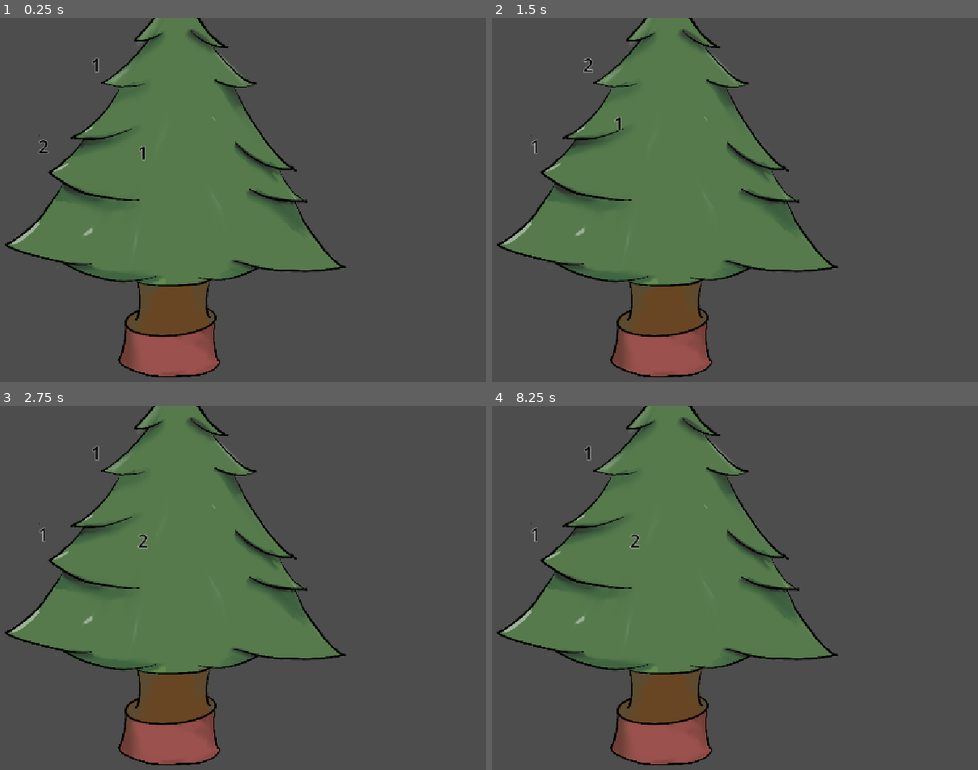
Above: before the commit, frames 1-4 (two rows, left to right).
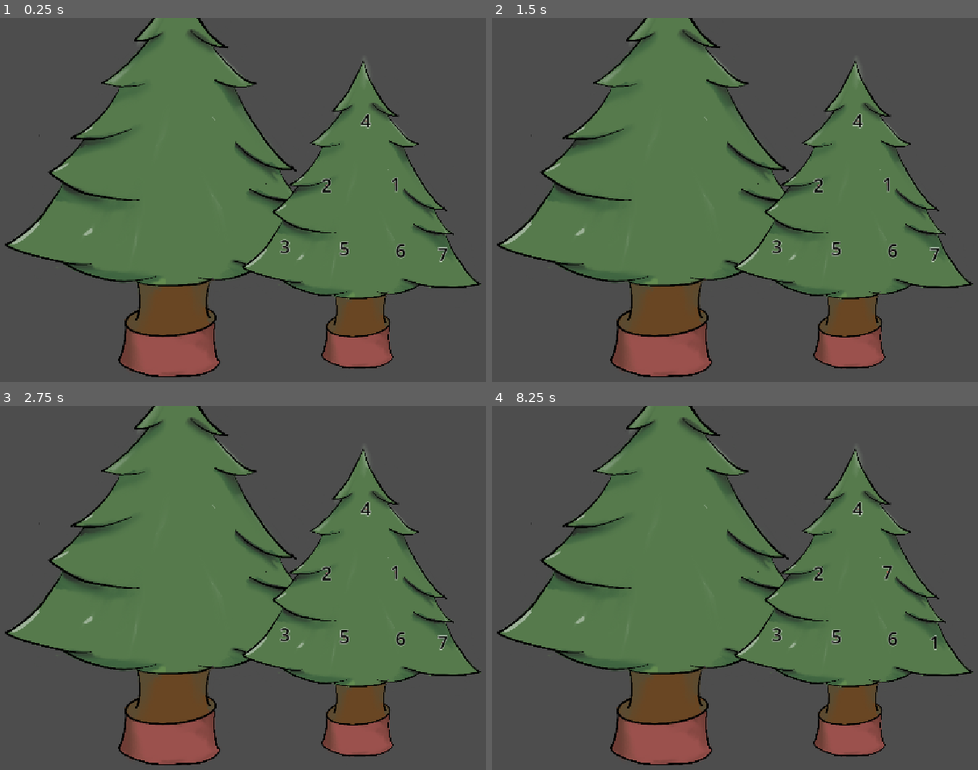
Above: after the commit, the same moments.

Repository: pon12/Heapsort-game
Game: Godot game, scene res://Szenen/main.tscn
Same seed, same stepped clock (60 frames per second), same inputs: the game is played once before the commit and once after it.
Inputs (mouse positions are in pixels of both pictures, inside the frame that each line leads up to):
- Up to frame 1 (0.25 s): no input
- Up to frame 2 (1.5 s): tap Enter at 0.5 s; drag from (535, 145) to (589, 65) at 0.52 s; tap Space at 1.25 s; drag from (632, 152) to (589, 65) at 1.27 s
- Up to frame 3 (2.75 s): tap Enter at 2 s; move the mouse to (43, 533) at 2.02 s; tap N at 2.1 s; click (43, 533) at 2.17 s; tap P at 2.3 s
- Up to frame 4 (8.25 s): tap Space at 2.75, 4.25 s; drag from (730, 660) to (589, 453) at 2.77 s; tap Enter at 3.5 s; move the mouse to (958, 642) at 3.52 s; tap N every 1.5 s from 3.6 to 8.1 s; click (958, 642) at 3.67 s; tap P at 3.8, 5.3, 6.8 s; drag from (569, 533) to (666, 497) at 4.27 s; move the mouse to (798, 588) at 5.02 s; click (798, 588) at 5.17 s; drag from (666, 497) to (632, 606) at 5.77 s; move the mouse to (905, 569) at 6.52 s; click (905, 569) at 6.67 s; drag from (632, 606) to (535, 533) at 7.27 s; move the mouse to (827, 507) at 8.02 s; click (827, 507) at 8.17 s

The runs differ from the first frame. In frame 1, 16% of the frame differs, in the area x 7-100%, y 10-97%; in frame 2, 16%; in frame 3, 16%; in frame 4, 16%.

Commit message:
Heapsort implemementiert und Schritt für Schritt Simulation

Diff:
--- a/Heapsort/Objekte/baum.tscn
+++ b/Heapsort/Objekte/baum.tscn
@@ -2,16 +2,61 @@
 
 [ext_resource type="PackedScene" uid="uid://cjmefb58jcby8" path="res://Objekte/tree_node.tscn" id="1_ockag"]
 [ext_resource type="Script" uid="uid://7rm2dqhgcuh1" path="res://Scripte/baum.gd" id="1_s6xw5"]
+[ext_resource type="Texture2D" uid="uid://dk85fjm45qtfu" path="res://Assets/IMG_0125.png" id="3_4p7yv"]
 
 [node name="Baum" type="Node2D" unique_id=1351460824]
+position = Vector2(514, 276)
 script = ExtResource("1_s6xw5")
 
-[node name="TreeNode2" parent="." unique_id=1373877517 instance=ExtResource("1_ockag")]
-position = Vector2(345, 240)
+[node name="TreeNode4" parent="." unique_id=1373877517 instance=ExtResource("1_ockag")]
+position = Vector2(-336, -74)
+number = 4
+
+[node name="TreeNode2" parent="." unique_id=2017047121 instance=ExtResource("1_ockag")]
+position = Vector2(-319, 186)
 number = 2
 
 [node name="TreeNode" parent="." unique_id=638626216 instance=ExtResource("1_ockag")]
-position = Vector2(168, 229)
+position = Vector2(-338, 287)
 
 [node name="TreeNode3" parent="." unique_id=818584138 instance=ExtResource("1_ockag")]
-position = Vector2(262, 84)
+position = Vector2(-228, 334)
+number = 3
+
+[node name="TreeNode5" parent="." unique_id=1525558895 instance=ExtResource("1_ockag")]
+position = Vector2(-333, 58)
+number = 5
+
+[node name="TreeNode6" parent="." unique_id=318462087 instance=ExtResource("1_ockag")]
+position = Vector2(-346, -186)
+number = 6
+
+[node name="TreeNode7" parent="." unique_id=534181557 instance=ExtResource("1_ockag")]
+position = Vector2(-251, 2)
+number = 7
+
+[node name="Sprite2D" type="Sprite2D" parent="." unique_id=1754006987]
+position = Vector2(220, 95.000015)
+scale = Vector2(0.7025, 0.764375)
+texture = ExtResource("3_4p7yv")
+
+[node name="Slot1" type="Marker2D" parent="Sprite2D" unique_id=866485972]
+position = Vector2(11.3878765, -245.95259)
+
+[node name="Slot2" type="Marker2D" parent="Sprite2D" unique_id=831233136]
+position = Vector2(-88.256226, -95.50287)
+
+[node name="Slot3" type="Marker2D" parent="Sprite2D" unique_id=1034434596]
+position = Vector2(86.83274, -98.11938)
+
+[node name="Slot4" type="Marker2D" parent="Sprite2D" unique_id=1223803014]
+position = Vector2(-193.5943, 47.0973)
+
+[node name="Slot5" type="Marker2D" parent="Sprite2D" unique_id=1885357802]
+position = Vector2(-42.704636, 52.330338)
+
+[node name="Slot6" type="Marker2D" parent="Sprite2D" unique_id=1633892858]
+position = Vector2(99.644135, 56.255127)
+
+[node name="Slot7" type="Marker2D" parent="Sprite2D" unique_id=371594720]
+position = Vector2(206.40573, 65.41292)
--- a/Heapsort/Objekte/tree_node.tscn
+++ b/Heapsort/Objekte/tree_node.tscn
@@ -1,6 +1,7 @@
 [gd_scene format=3 uid="uid://cjmefb58jcby8"]
 
 [ext_resource type="Script" uid="uid://chlhbnqrryfg1" path="res://Scripte/tree_node.gd" id="1_n3plf"]
+[ext_resource type="Texture2D" uid="uid://bh7qf6pg1fxtt" path="res://Assets/IMG_0124.png" id="2_n3plf"]
 
 [sub_resource type="LabelSettings" id="LabelSettings_fn6h7"]
 font_size = 32
@@ -12,10 +13,12 @@
 
 [node name="TreeNode" type="Node2D" unique_id=1373877517]
 script = ExtResource("1_n3plf")
+picture = ExtResource("2_n3plf")
 
 [node name="Sprite2D" type="Sprite2D" parent="." unique_id=1471684995]
 position = Vector2(-8.073428e-06, -6.3180923e-06)
 scale = Vector2(0.016534386, 0.01653439)
+texture = ExtResource("2_n3plf")
 
 [node name="Label" type="Label" parent="." unique_id=1208299577]
 offset_left = -25.0
--- a/Heapsort/Scripte/baum.gd
+++ b/Heapsort/Scripte/baum.gd
@@ -1,18 +1,170 @@
 extends Node2D
 
-@onready var tree_node: Node2D = $TreeNode
-@onready var tree_node_2: Node2D = $TreeNode2
-
-# Called when the node enters the scene tree for the first time.
-func _ready() -> void:
-	#Macht Beides Effektiv das selbe (tauschen)
-	#var test = tree_node_2.position
-	#tree_node_2.position = tree_node.position
-	#tree_node.position = test
-	tree_node.swap(tree_node_2)
+var kugeln: Array[Node2D] = []
+var slots: Array[Marker2D] = []
+var steps: Array[Dictionary] = []
+var step_index: int = 0
 
 
+func _ready() -> void:
+	# Slots finden und registrieren
+	for i in range(1, 8):
+		var slot := get_node_or_null("Sprite2D/Slot" + str(i)) as Marker2D
 
-# Called every frame. 'delta' is the elapsed time since the previous frame.
-func _process(delta: float) -> void:
-	pass
+		if slot == null:
+			push_error("Slot%d wurde nicht gefunden!" % i)
+			return
+
+		slot.add_to_group("drop_slots")
+		slots.append(slot)
+
+	# Kugeln finden und registrieren
+	for node in get_children():
+		if node.has_method("swap") and node.get("number") != null:
+			var kugel := node as Node2D
+			kugel.add_to_group("tree_balls")
+			kugeln.append(kugel)
+
+	if kugeln.size() != 7:
+		push_error("Es wurden 7 Kugeln erwartet, aber %d gefunden." % kugeln.size())
+		return
+
+	# Jede Kugel auf einen Slot setzen
+	for i in range(kugeln.size()):
+		kugeln[i].global_position = slots[i].global_position
+		kugeln[i].rest_position = slots[i].global_position
+
+	_prepare_algorithm()
+
+
+func _unhandled_input(event: InputEvent) -> void:
+	if event is InputEventKey and event.pressed and not event.echo:
+		if event.keycode == KEY_N:
+			next_step()
+		elif event.keycode == KEY_P:
+			pruefe_sortierung()
+
+
+func _sync_order_from_slots() -> void:
+	var neue_reihenfolge: Array[Node2D] = []
+
+	for slot in slots:
+		var beste_kugel: Node2D = null
+		var kleinster_abstand: float = INF
+
+		for kugel in kugeln:
+			if neue_reihenfolge.has(kugel):
+				continue
+
+			var abstand := kugel.global_position.distance_to(slot.global_position)
+
+			if abstand < kleinster_abstand:
+				kleinster_abstand = abstand
+				beste_kugel = kugel
+
+		if beste_kugel != null:
+			neue_reihenfolge.append(beste_kugel)
+
+	if neue_reihenfolge.size() == kugeln.size():
+		kugeln = neue_reihenfolge
+
+	for kugel in kugeln:
+		kugel.rest_position = kugel.global_position
+
+
+func _prepare_algorithm() -> void:
+	_sync_order_from_slots()
+	_clear_highlights()
+
+	var werte: Array = []
+	for kugel in kugeln:
+		werte.append(int(kugel.get("number")))
+
+	steps = HeapSort.create_steps(werte)
+	step_index = 0
+
+	print("")
+	print("========== HEAP SORT ==========")
+	print("Aktuelle Startreihenfolge: ", werte)
+	print("Schritte vorbereitet: ", steps.size())
+	print("N = naechster Simulationsschritt")
+	print("P = manuelle Sortierung pruefen")
+	print("================================")
+
+
+func on_manual_move() -> void:
+	_prepare_algorithm()
+	print("Manuelle Aenderung erkannt. Simulation zurueckgesetzt.")
+
+
+func next_step() -> void:
+	if step_index >= steps.size():
+		print("Simulation abgeschlossen. Druecke P fuer die Sortierpruefung.")
+		return
+
+	_clear_highlights()
+
+	var step: Dictionary = steps[step_index]
+	var typ: String = str(step.get("type", ""))
+	var meldung: String = str(step.get("message", ""))
+
+	print("Schritt %d/%d: %s" % [step_index + 1, steps.size(), meldung])
+
+	match typ:
+		"info":
+			print("--- Phasenwechsel ---")
+
+		"compare":
+			var a: int = int(step["a"])
+			var b: int = int(step["b"])
+
+			if a >= 0 and a < kugeln.size():
+				kugeln[a].set_highlight(true)
+			if b >= 0 and b < kugeln.size():
+				kugeln[b].set_highlight(true)
+
+		"swap":
+			var a: int = int(step["a"])
+			var b: int = int(step["b"])
+
+			if a >= 0 and a < kugeln.size() and b >= 0 and b < kugeln.size():
+				kugeln[a].swap(kugeln[b])
+
+				var temp: Node2D = kugeln[a]
+				kugeln[a] = kugeln[b]
+				kugeln[b] = temp
+
+				kugeln[a].set_highlight(true)
+				kugeln[b].set_highlight(true)
+
+		"done":
+			print("--- Simulation beendet ---")
+			pruefe_sortierung()
+
+	step_index += 1
+
+
+func _clear_highlights() -> void:
+	for kugel in kugeln:
+		kugel.set_highlight(false)
+
+
+func pruefe_sortierung() -> void:
+	_sync_order_from_slots()
+
+	var werte: Array[int] = []
+	for kugel in kugeln:
+		werte.append(int(kugel.get("number")))
+
+	var korrekt: bool = true
+	for i in range(1, werte.size()):
+		if werte[i - 1] > werte[i]:
+			korrekt = false
+			break
+
+	print("Pruefung der aktuellen Reihenfolge: ", werte)
+
+	if korrekt:
+		print("RICHTIG! Die Zahlen sind aufsteigend sortiert.")
+	else:
+		print("NOCH NICHT RICHTIG. Die Zahlen sind nicht aufsteigend sortiert.")
--- /dev/null
+++ b/Heapsort/Scripte/heap_sort.gd
@@ -0,0 +1,163 @@
+extends RefCounted
+class_name HeapSort
+
+
+static func sort(input: Array) -> Array:
+	var values: Array = input.duplicate()
+	var n: int = values.size()
+
+	# Phase 1: Max-Heap von unten nach oben aufbauen.
+	for start in range(n / 2 - 1, -1, -1):
+		_sift_down(values, start, n)
+
+	# Phase 2: Groesstes Element ans Ende verschieben.
+	for end in range(n - 1, 0, -1):
+		_swap(values, 0, end)
+		_sift_down(values, 0, end)
+
+	return values
+
+
+static func create_steps(input: Array) -> Array[Dictionary]:
+	var values: Array = input.duplicate()
+	var steps: Array[Dictionary] = []
+	var n: int = values.size()
+
+	steps.append({
+		"type": "info",
+		"message": "Phase 1: Max-Heap von unten nach oben aufbauen."
+	})
+
+	# Letzten Elternknoten zuerst bearbeiten.
+	for start in range(n / 2 - 1, -1, -1):
+		steps.append({
+			"type": "info",
+			"message": "Pruefe Teilbaum mit Wurzel an Index %d." % start
+		})
+
+		_sift_down_steps(values, start, n, steps, "Max-Heap")
+
+	steps.append({
+		"type": "info",
+		"message": "Phase 2: Max-Heap aufsteigend sortieren."
+	})
+
+	for end in range(n - 1, 0, -1):
+		steps.append({
+			"type": "swap",
+			"a": 0,
+			"b": end,
+			"message": "Tausche groesstes Element %d an Index %d."
+				% [values[0], end]
+		})
+
+		_swap(values, 0, end)
+
+		steps.append({
+			"type": "info",
+			"message": "Stelle den Max-Heap im verbleibenden Bereich wieder her."
+		})
+
+		_sift_down_steps(values, 0, end, steps, "Rest-Heap")
+
+	steps.append({
+		"type": "done",
+		"message": "Heap Sort abgeschlossen."
+	})
+
+	return steps
+
+
+static func _sift_down(
+	values: Array,
+	root: int,
+	end_exclusive: int
+) -> void:
+	var parent: int = root
+
+	while true:
+		var left: int = 2 * parent + 1
+		var right: int = 2 * parent + 2
+		var largest: int = parent
+
+		if left < end_exclusive and values[left] > values[largest]:
+			largest = left
+
+		if right < end_exclusive and values[right] > values[largest]:
+			largest = right
+
+		if largest == parent:
+			break
+
+		_swap(values, parent, largest)
+		parent = largest
+
+
+static func _sift_down_steps(
+	values: Array,
+	root: int,
+	end_exclusive: int,
+	steps: Array[Dictionary],
+	phase: String
+) -> void:
+	var parent: int = root
+
+	while true:
+		var left: int = 2 * parent + 1
+		var right: int = 2 * parent + 2
+		var largest: int = parent
+
+		# Erst den Elternknoten mit dem linken Kind vergleichen.
+		if left < end_exclusive:
+			steps.append({
+				"type": "compare",
+				"a": parent,
+				"b": left,
+				"message": "%s: Vergleiche Elternknoten %d mit linkem Kind %d."
+					% [phase, values[parent], values[left]]
+			})
+
+			if values[left] > values[largest]:
+				largest = left
+
+		# Danach den groessten bisherigen Kandidaten mit dem rechten Kind vergleichen.
+		if right < end_exclusive:
+			steps.append({
+				"type": "compare",
+				"a": largest,
+				"b": right,
+				"message": "%s: Vergleiche %d mit rechtem Kind %d."
+					% [phase, values[largest], values[right]]
+			})
+
+			if values[right] > values[largest]:
+				largest = right
+
+		# Elternknoten ist bereits groesser als beide Kinder.
+		if largest == parent:
+			steps.append({
+				"type": "info",
+				"message": "%d bleibt an Index %d: Heap-Eigenschaft erfuellt."
+					% [values[parent], parent]
+			})
+			break
+
+		# Groessten Kandidaten mit dem Elternknoten tauschen.
+		steps.append({
+			"type": "swap",
+			"a": parent,
+			"b": largest,
+			"message": "Tausche Elternknoten %d mit groesstem Kind %d."
+				% [values[parent], values[largest]]
+		})
+
+		_swap(values, parent, largest)
+
+		# Am neuen Platz des kleineren Werts weiterpruefen.
+		parent = largest
+
+
+static func _swap(values: Array, a: int, b: int) -> void:
+	var temp = values[a]
+	values[a] = values[b]
+	values[b] = temp
--- a/Heapsort/Scripte/tree_node.gd
+++ b/Heapsort/Scripte/tree_node.gd
@@ -1,39 +1,47 @@
 extends Node2D
 
 @onready var sprite: Sprite2D = $Sprite2D
-@onready var marker_2d: Marker2D = $Marker2D
 @onready var label: Label = $Label
 
 @export var number: int = 1
 @export var picture: CompressedTexture2D
 @export var Scaling: Vector2 = Vector2(0.017, 0.017)
-
 @export var left_child: Node2D
 @export var right_child: Node2D
 
-var snap_distance: float = 70.0
 var dragging: bool = false
 var drag_offset: Vector2 = Vector2.ZERO
 var rest_position: Vector2 = Vector2.ZERO
+var drag_start_position: Vector2 = Vector2.ZERO
+
+var target_distance: float = 110.0
 
 
-
-
-func swap(node: Node2D) -> void:
-	var old_pos: Vector2 = self.rest_position
-	self.global_position = node.global_position
-	self.rest_position = global_position
-	node.global_position = old_pos
-	node.rest_position = old_pos
-
-
-
-# Called when the node enters the scene tree for the first time.
 func _ready() -> void:
 	rest_position = global_position
 	sprite.texture = picture
 	sprite.scale = Scaling
 	label.text = str(number)
+	z_index = 10
+
+
+func set_highlight(enabled: bool) -> void:
+	if enabled:
+		sprite.modulate = Color(1.0, 0.85, 0.2)
+	else:
+		sprite.modulate = Color.WHITE
+
+
+func swap(node: Node2D) -> void:
+	if node == self:
+		return
+
+	var my_position: Vector2 = global_position
+	global_position = node.global_position
+	node.global_position = my_position
+
+	rest_position = global_position
+	node.rest_position = node.global_position
 
 
 func _on_area_2d_input_event(
@@ -44,8 +52,10 @@
 	if event is InputEventMouseButton:
 		if event.button_index == MOUSE_BUTTON_LEFT and event.pressed:
 			dragging = true
+			drag_start_position = global_position
 			drag_offset = global_position - get_global_mouse_position()
 			move_to_front()
+			get_viewport().set_input_as_handled()
 
 
 func _process(_delta: float) -> void:
@@ -55,30 +65,91 @@
 
 func _input(event: InputEvent) -> void:
 	if event is InputEventMouseButton:
-		if event.button_index == MOUSE_BUTTON_LEFT and not event.pressed and dragging:
+		if (
+			event.button_index == MOUSE_BUTTON_LEFT
+			and not event.pressed
+			and dragging
+		):
 			dragging = false
 			_snap_to_slot()
+			get_viewport().set_input_as_handled()
 
 
 func _snap_to_slot() -> void:
-	var nearest_distance := snap_distance
+	var mouse_position: Vector2 = get_global_mouse_position()
+
+	# Andere Kugel unter dem Cursor suchen
+	var target_ball: Node2D = null
+	var closest_distance: float = target_distance
+
+	for node in get_tree().get_nodes_in_group("tree_balls"):
+		var ball := node as Node2D
+
+		if ball == null or ball == self:
+			continue
+
+		var distance: float = mouse_position.distance_to(
+			ball.global_position
+		)
+
+		if distance < closest_distance:
+			closest_distance = distance
+			target_ball = ball
+
+	# Wenn eine andere Kugel getroffen wurde:
+	# Die gezogene Kugel kommt an deren Position.
+	# Die andere Kugel kommt an die urspruengliche Position.
+	if target_ball != null:
+		var target_position: Vector2 = target_ball.global_position
+
+		global_position = target_position
+		target_ball.global_position = drag_start_position
+
+		rest_position = global_position
+		target_ball.rest_position = target_ball.global_position
+
+		print(
+			"Getauscht: ", number,
+			" mit ", target_ball.get("number")
+		)
+
+		_notify_tree()
+		return
+
+	# Sonst den naechsten Marker suchen
 	var nearest_slot: Node2D = null
+	var nearest_distance: float = INF
 
 	for node in get_tree().get_nodes_in_group("drop_slots"):
-		print(node)
-		if node == marker_2d:
-			continue
-		var slot := node
+		var slot := node as Node2D
+
 		if slot == null:
 			continue
 
-		var distance := global_position.distance_to(slot.global_position)
-		if distance <= nearest_distance:
+		var distance: float = mouse_position.distance_to(
+			slot.global_position
+		)
+
+		if distance < nearest_distance:
 			nearest_distance = distance
 			nearest_slot = slot
 
-	if nearest_slot:
-		swap(nearest_slot.get_parent())
+	if nearest_slot == null:
+		global_position = drag_start_position
+		rest_position = global_position
+		return
 
-	else:
-		global_position = rest_position
+	# Kugel auf den Marker setzen
+	global_position = nearest_slot.global_position
+	rest_position = global_position
+
+	_notify_tree()
+
+
+func _notify_tree() -> void:
+	rest_position = global_position
+
+	var baum := get_parent()
+
+	if baum != null and baum.has_method("on_manual_move"):
+		baum.on_manual_move()
Not shown, added: Heapsort/Scripte/heap_sort.gd.uid
